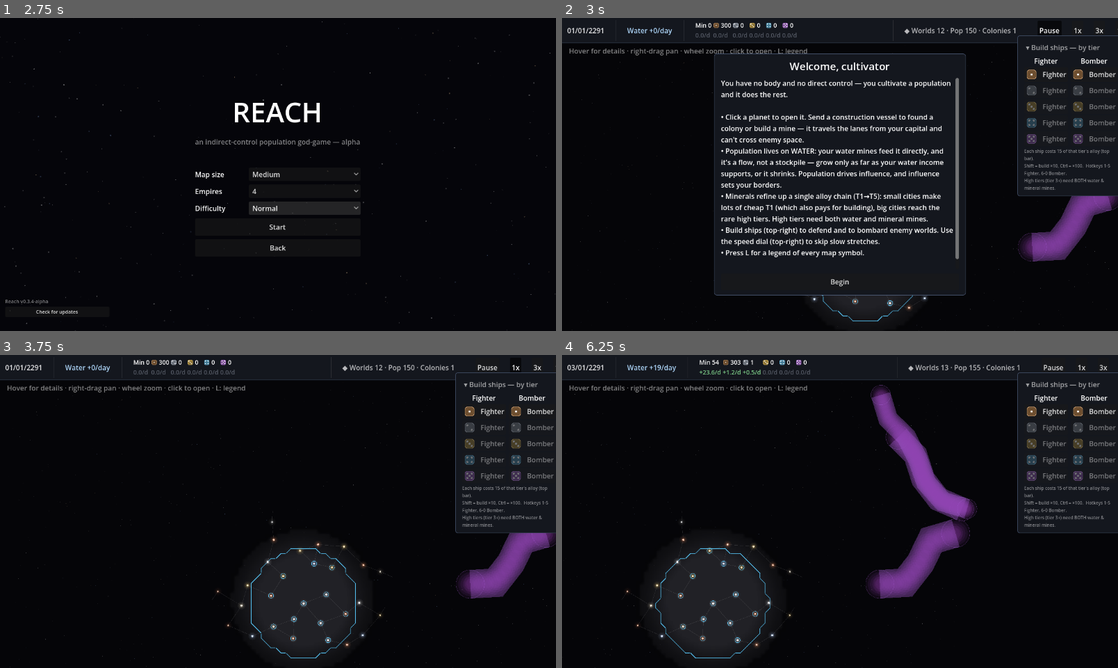
Above: before the commit, frames 1-4 (two rows, left to right).
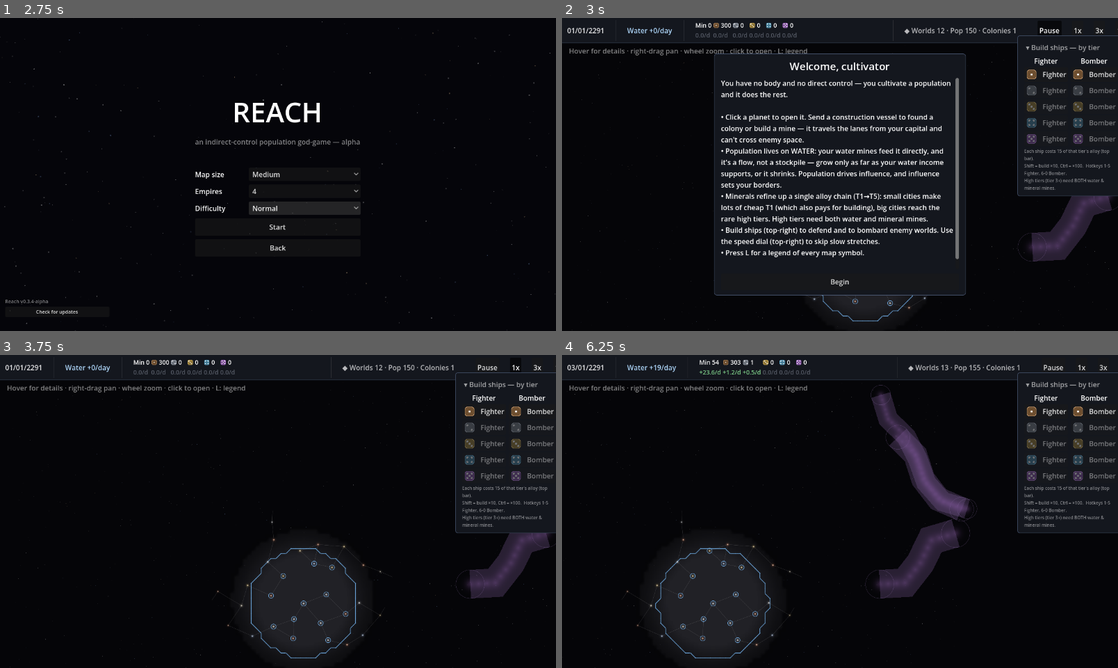
Above: after the commit, the same moments.

Repository: evyatarmitz/reach
Game: Godot game, scene res://menu/menu.tscn
Same seed, same stepped clock (60 frames per second), same inputs: the game is played once before the commit and once after it.
Inputs (mouse positions are in pixels of both pictures, inside the frame that each line leads up to):
- Up to frame 1 (2.75 s): click "New Game" at 0.5 s; click "Normal" at 1.25 s; click "Normal" at 2 s
- Up to frame 2 (3 s): click "Start" at 2.75 s
- Up to frame 3 (3.75 s): click "Begin" at 3.5 s
- Up to frame 4 (6.25 s): click "1x" at 4.25 s; click "3x" at 5 s; tap Enter at 5.75 s; move the mouse to (962, 495) at 5.77 s; hold Right from 5.78 s (still down); hold Ctrl from 5.78 s (still down); click (962, 495) at 5.92 s; tap Space at 6.02 s

Frame 1 is identical in both runs. In frame 2, 1.7% of the frame differs, in the area x 44-100%, y 56-97%; in frame 3, 2.0%; in frame 4, 4.4%, in the area x 11-75%, y 9-97%.

Commit message:
Render polish: soft glow stars, antialiased strokes, calmer palette
Two complaints: too pixelated and too neon. The GL-compatibility renderer (kept
deliberately for old-GPU reach) ignores 2D MSAA, so nothing was anti-aliased -- hard
disc edges aliased into concentric rings and every thin line was jagged.

Rather than a full SSAA rig (which would double the world's coordinate space and break
screen-space assumptions -- label zoom-gating, UI sizing, click radii -- for only "a
bit prettier"), fix it where it shows:

- Stars now draw from a soft radial texture (white, quadratic alpha falloff), tinted
  and linear-filtered, so glows and cores are smooth at any zoom with no hard edge to
  alias. Storm haze uses the same soft disc.
- antialiased=true on the thin strokes that read as jagged: lanes, influence borders,
  owner/selection/hover/battle rings (also bumped arc segment counts).
- Toned down the neon: desaturated the empire palette, dusk-violet storms instead of
  electric magenta, softer green colony-count label.

Tests still green incl. bit-identical determinism (palette is cosmetic; sim untouched).

Diff:
--- a/desktop/game/main.gd
+++ b/desktop/game/main.gd
@@ -103,6 +103,9 @@
 var _has_anomalies := false # cached each refresh so _claim_at skips anomaly tests
 var _storm_bands: Array = [] # per-anomaly baked haze-blob centers; anomalies are
                             # immutable after map-gen, so this is built once (not per frame)
+var _glow_tex: ImageTexture  # soft radial disc (white, alpha falloff). Linear-filtered,
+                            # so star glows read smooth at any size — our stand-in for the
+                            # 2D MSAA the GL-compatibility renderer won't give us.
 
 var raw_label: Label       # what you gather: water flow (net/day)
 var goods_label: RichTextLabel   # minerals + alloy tiers 1-5: amount over income rate
@@ -181,6 +184,7 @@
 	# smooth influence-shaped gradient instead of visible cells. (Only the fog is a
 	# texture here; lines/text/arcs are vector-drawn and unaffected.)
 	texture_filter = CanvasItem.TEXTURE_FILTER_LINEAR
+	_glow_tex = _make_glow_texture()
 	# New game from the menu's settings, or the default demo map. (A pending load
 	# replaces this after the UI/camera exist.)
 	if not Session.config.is_empty():
@@ -1146,22 +1150,22 @@
 		var band: PackedVector2Array = _storm_bands[ai]
 		for layer in 5:
 			var t := float(layer) / 5.0
-			var col := Color(0.5, 0.2, 0.6, 0.10 + t * 0.06)
+			var col := Color(0.40, 0.26, 0.48, 0.10 + t * 0.06)
 			for c in band:
-				draw_circle(c, ar * (1.0 - t * 0.8), col)
+				_draw_glow(c, ar * (1.05 - t * 0.78), col)   # soft discs, no hard edges
 		# Rounded outline: thick line down the spine + a cap circle at each end.
 		if pts.size() >= 2:
-			draw_polyline(pts, Color(0.7, 0.4, 0.9, 0.30), ar * 2.0)
-		draw_arc(pts[0], ar, 0.0, TAU, 24, Color(0.7, 0.4, 0.9, 0.35), 1.5)
-		draw_arc(pts[pts.size() - 1], ar, 0.0, TAU, 24, Color(0.7, 0.4, 0.9, 0.35), 1.5)
+			draw_polyline(pts, Color(0.56, 0.42, 0.68, 0.26), ar * 2.0)
+		draw_arc(pts[0], ar, 0.0, TAU, 32, Color(0.60, 0.46, 0.72, 0.32), 1.5, true)
+		draw_arc(pts[pts.size() - 1], ar, 0.0, TAU, 32, Color(0.60, 0.46, 0.72, 0.32), 1.5, true)
 	# Deformed influence borders (already fog-gated to VR in _recompute_borders).
 	# Two passes: a wide translucent underlay for a soft glow, then the crisp core.
 	for seg in _border_segments:
 		var gc: Color = seg[2]
 		gc.a = 0.22
-		draw_line(seg[0], seg[1], gc, 5.0)
+		draw_line(seg[0], seg[1], gc, 5.0, true)
 	for seg in _border_segments:
-		draw_line(seg[0], seg[1], seg[2], 2.0)
+		draw_line(seg[0], seg[1], seg[2], 2.0, true)
 	# Lanes: full between two known systems; HALF (out to the midpoint) when one
 	# end is known and the other is never-seen; nothing when neither is known.
 	var lane_col := Color(1, 1, 1, 0.13)
@@ -1171,11 +1175,11 @@
 		var ka := _sys_known(lane[0])
 		var kb := _sys_known(lane[1])
 		if ka and kb:
-			draw_line(a, b, lane_col, 1.5)
+			draw_line(a, b, lane_col, 1.5, true)
 		elif ka:
-			draw_line(a, (a + b) * 0.5, lane_col, 1.5)
+			draw_line(a, (a + b) * 0.5, lane_col, 1.5, true)
 		elif kb:
-			draw_line(b, (a + b) * 0.5, lane_col, 1.5)
+			draw_line(b, (a + b) * 0.5, lane_col, 1.5, true)
 	for sys in sim.systems.values():
 		var sp: Vector2 = sys.map_pos
 		if sp.x < view_lo.x or sp.x > view_hi.x or sp.y < view_lo.y or sp.y > view_hi.y:
@@ -1199,12 +1203,12 @@
 				sys.citadel_empire_id)
 			var owner: int = _system_owner.get(sys.id, -1)
 			if owner != -1:
-				draw_arc(sys.map_pos, 13.0 * sscale, 0.0, TAU, 32,
-					sim.empires[owner].color, 2.0)
+				draw_arc(sys.map_pos, 13.0 * sscale, 0.0, TAU, 40,
+					sim.empires[owner].color, 2.0, true)
 			if _galaxy_cam_zoom >= LABEL_ZOOM:
 				if cc > 0:
 					draw_string(font, sys.map_pos + Vector2(14.0, -12.0), str(cc),
-						HORIZONTAL_ALIGNMENT_LEFT, -1, 11, Color(0.35, 1.0, 0.5))
+						HORIZONTAL_ALIGNMENT_LEFT, -1, 11, Color(0.55, 0.85, 0.6))
 				_draw_name(font, sys.map_pos + Vector2(-60.0, 26.0), sys.name,
 					Color(1, 1, 1, 0.85))
 		else:
@@ -1216,7 +1220,7 @@
 			if sowner != -1:
 				var gc: Color = sim.empires[sowner].color
 				gc.a = 0.4
-				draw_arc(sys.map_pos, 13.0, 0.0, TAU, 32, gc, 1.5)
+				draw_arc(sys.map_pos, 13.0, 0.0, TAU, 40, gc, 1.5, true)
 			if _galaxy_cam_zoom >= LABEL_ZOOM:
 				var scc := 0
 				for pinfo in snap.get("planets", {}).values():
@@ -1240,17 +1244,17 @@
 		if kind == 0:
 			# Live fleet battle: pulsing red-orange clash — a ring + crossed swords.
 			var bc := Color(1.0, 0.4, 0.2, 0.35 + 0.4 * pulse)
-			draw_arc(p, 15.0 + 3.0 * pulse, 0.0, TAU, 28, bc, 2.0)
+			draw_arc(p, 15.0 + 3.0 * pulse, 0.0, TAU, 32, bc, 2.0, true)
 			for k in 2:
 				var d := Vector2.RIGHT.rotated(PI * 0.25 + k * PI * 0.5) * 12.0
-				draw_line(p - d, p + d, Color(1.0, 0.5, 0.25, 0.9), 2.5)
+				draw_line(p - d, p + d, Color(1.0, 0.5, 0.25, 0.9), 2.5, true)
 		elif kind == 1:
 			# Live bombardment: pulsing yellow streaks raining onto the system.
 			var yc := Color(1.0, 0.85, 0.2, 0.5 + 0.4 * pulse)
 			for k in 3:
 				var x := p.x - 8.0 + k * 8.0
 				draw_line(Vector2(x, p.y - 20.0), Vector2(x, p.y - 10.0), yc, 2.0)
-			draw_arc(p, 14.0, 0.0, TAU, 24, Color(1.0, 0.8, 0.2, 0.3 * pulse), 1.5)
+			draw_arc(p, 14.0, 0.0, TAU, 32, Color(1.0, 0.8, 0.2, 0.3 * pulse), 1.5, true)
 		else:
 			# Ended recently: fading red starburst afterglow.
 			var age: float = sim.day - sim.combat_at[sid]
@@ -1310,10 +1314,10 @@
 				c + Vector2(0, -3), c + Vector2(3, 0),
 				c + Vector2(0, 3), c + Vector2(-3, 0)]), Color(1, 1, 0.4))
 		if f.id == selected_fleet_id or selected_fleets.has(f.id):
-			draw_arc(fp, 10.0, 0.0, TAU, 24, Color.WHITE, 1.5)
+			draw_arc(fp, 10.0, 0.0, TAU, 32, Color.WHITE, 1.5, true)
 			if f.is_moving():
 				draw_line(fp, sim.systems[f.path[f.path.size() - 1]].map_pos,
-					Color(1, 1, 1, 0.4), 1.0)
+					Color(1, 1, 1, 0.4), 1.0, true)
 
 	# Live box-select rectangle while the player is dragging.
 	if _dragging:
@@ -1324,8 +1328,8 @@
 	# Hover: a faint ring for feedback + a row of symbols showing what's inside.
 	if _hover_system != -1 and sim.systems.has(_hover_system) \
 			and _sys_known(_hover_system):
-		draw_arc(sim.systems[_hover_system].map_pos, 18.0, 0.0, TAU, 32,
-			Color(1, 1, 1, 0.35), 1.0)
+		draw_arc(sim.systems[_hover_system].map_pos, 18.0, 0.0, TAU, 40,
+			Color(1, 1, 1, 0.35), 1.0, true)
 		_draw_system_symbols(sim.systems[_hover_system])
 
 
@@ -1643,24 +1647,38 @@
 			draw_line(corner, corner + Vector2(0.0, -sy * t), col, 1.5)
 
 
+# A soft white radial disc: alpha falls off from the centre so, linear-filtered, it
+# has no hard edge to alias. Tinted at draw time, it's every star's glow and core.
+func _make_glow_texture(size: int = 64) -> ImageTexture:
+	var img := Image.create(size, size, false, Image.FORMAT_RGBA8)
+	var c := (size - 1) * 0.5
+	for y in size:
+		for x in size:
+			var d := Vector2(x - c, y - c).length() / c
+			var a := clampf(1.0 - d, 0.0, 1.0)
+			img.set_pixel(x, y, Color(1.0, 1.0, 1.0, a * a))   # quadratic → soft halo
+	return ImageTexture.create_from_image(img)
+
+
+# Draw the glow disc centred at pos, radius r, tinted (rgb + alpha) by col.
+func _draw_glow(pos: Vector2, r: float, col: Color) -> void:
+	draw_texture_rect(_glow_tex, Rect2(pos - Vector2(r, r), Vector2(r * 2.0, r * 2.0)),
+		false, col)
+
+
 func _draw_star(pos: Vector2, col: Color, intensity: float, scale := 1.0) -> void:
-	# A luminous body with depth: a wide faint corona, tighter coloured glow layers, a
-	# bright core and a hot near-white pip. scale grows it with the system's population.
-	# Stacked translucent discs read as volume; MSAA keeps every edge crisp.
-	var corona := col
-	corona.a = 0.06 * intensity
-	draw_circle(pos, 20.0 * scale, corona)          # outer haze — the "reach" of the light
-	corona.a = 0.10 * intensity
-	draw_circle(pos, 13.0 * scale, corona)
-	var g := col
-	for i in 3:                                       # coloured glow falloff
-		g.a = (0.14 + i * 0.10) * intensity
-		draw_circle(pos, (9.0 - i * 2.4) * scale, g)
+	# A luminous body with depth, built from soft radial discs so every edge is smooth
+	# (no MSAA on GL-compat): a wide faint corona, a coloured glow, a bright near-white
+	# core and a hot pip. scale grows it with the system's population.
+	var c := col
+	c.a = 0.16 * intensity
+	_draw_glow(pos, 20.0 * scale, c)                 # outer haze — the "reach" of the light
+	c.a = 0.42 * intensity
+	_draw_glow(pos, 11.0 * scale, c)                 # coloured body glow
 	var core := col.lerp(Color.WHITE, 0.55)
-	core.a = 0.7 + 0.3 * intensity
-	draw_circle(pos, (3.6 + 0.8 * intensity) * scale, core)
-	var pip := Color(1, 1, 1, 0.85 * intensity)      # hot white centre for a sharp glint
-	draw_circle(pos, (1.4 + 0.4 * intensity) * scale, pip)
+	core.a = 0.85 + 0.15 * intensity
+	_draw_glow(pos, (5.2 + 1.0 * intensity) * scale, core)
+	_draw_glow(pos, (2.4 + 0.6 * intensity) * scale, Color(1, 1, 1, 0.9 * intensity))
 
 
 func _draw_system_symbols(sys: StarSystem) -> void:
--- a/desktop/sim/sim.gd
+++ b/desktop/sim/sim.gd
@@ -48,9 +48,11 @@
 	"pel"]
 const _EMPIRE_SUFFIX := ["Compact", "Ascendancy", "Union", "Dominion", "League",
 	"Accord", "Pact", "Reach"]
+# Softer, slightly desaturated empire hues — distinct on the dark map without the
+# fluorescent/neon glare of fully-saturated primaries.
 const _EMPIRE_COLORS := [
-	Color(0.35, 0.8, 1.0), Color(1.0, 0.4, 0.35), Color(0.5, 1.0, 0.45),
-	Color(1.0, 0.82, 0.3), Color(0.75, 0.5, 1.0), Color(1.0, 0.6, 0.25)]
+	Color(0.44, 0.68, 0.90), Color(0.88, 0.46, 0.42), Color(0.53, 0.78, 0.50),
+	Color(0.87, 0.76, 0.44), Color(0.66, 0.55, 0.85), Color(0.87, 0.62, 0.40)]
 
 
 static func _system_name(idx: int) -> String:
